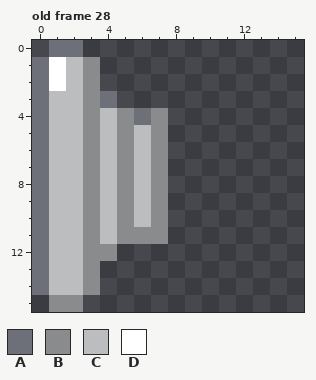
File history of a pixel-art file, Assets/Textures/scenary.aseprite. The first picture shows the starting point.
16x16 pixels, 41 frames. Shown: old frame 28. The commit also changed other frames, which this record leaves out.
Palette (. is transparent): A #6d7078  B #898b8c  C #bbbdbf  D #ffffff
Pixels before, old frame 28, first column x 0:
 0 .AA.....
 1 ADCB....
 2 ADCB....
 3 ACCBA...
 4 ACCBCBAB
 5 ACCBCBCB
 6 ACCBCBCB
 7 ACCBCBCB
 8 ACCBCBCB
 9 ACCBCBCB
10 ACCBCBCB
11 ACCBCBBB
12 ACCBB...
13 ACCB....
14 ACCB....
15 .BB.....
Once edited:
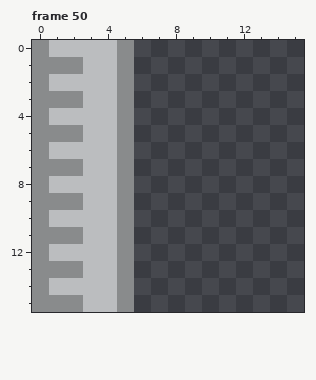
A new or re-ordered frame is compared with the old frame closest to it.
What changed:
frames 41 -> 63
Changed rows in their new state; - is an unchanged pixel.
Frame 50 is new; against old frame 28:
first column x 0:
 0 BCCCCB--
 1 BBBCCB--
 2 BC-CCB--
 3 BBBCCB--
 4 B--C--..
 5 BBBC--..
 6 B--C--..
 7 BBBC--..
 8 B--C--..
 9 BBBC--..
10 B--C--..
11 BBBC--..
12 B--CCB--
13 BBBCCB--
14 B--CCB--
15 B--CCB--
Changed places in both pictures, as pixel boxes (x1, y1, x2, y2):
changed: (32, 40, 168, 312)
